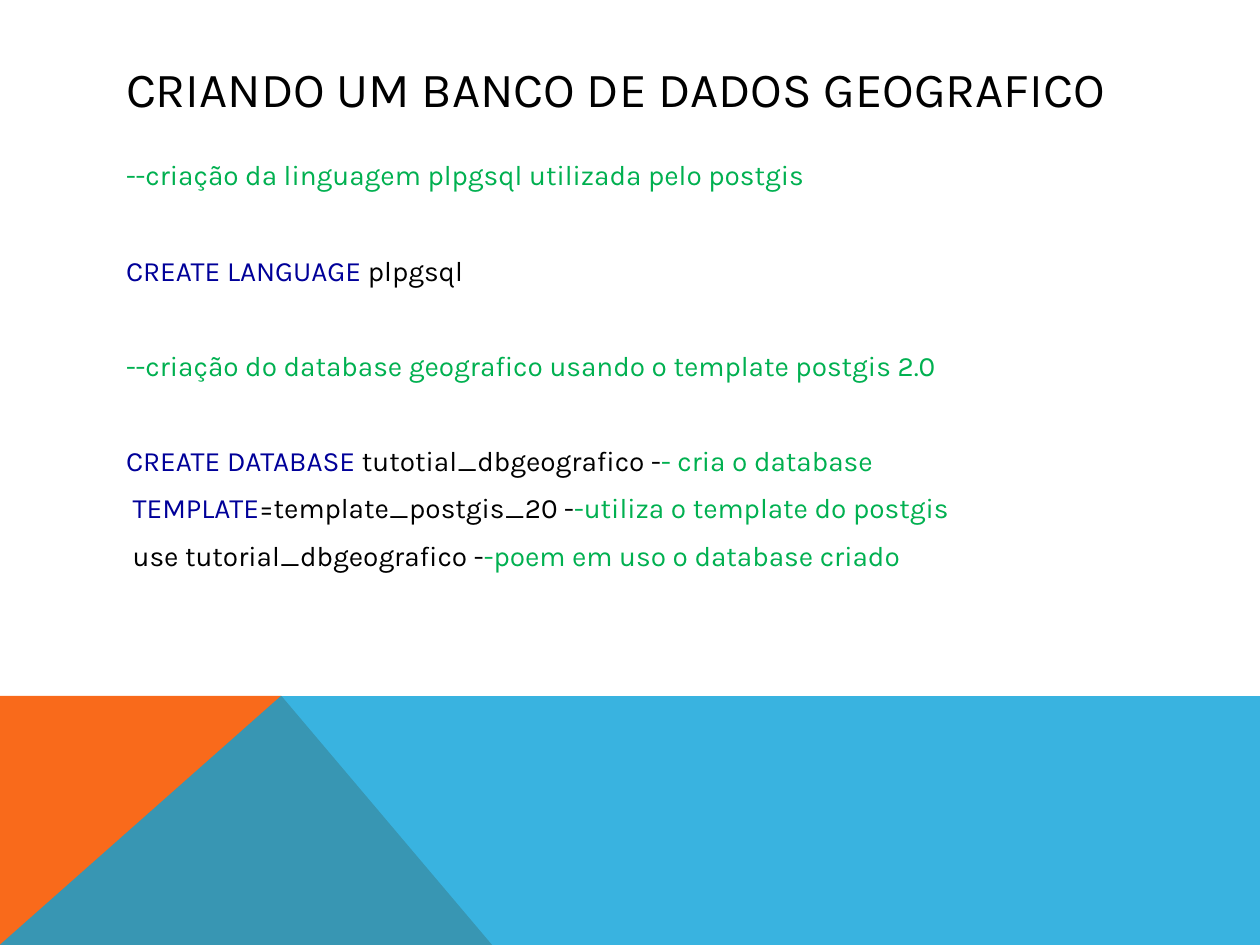
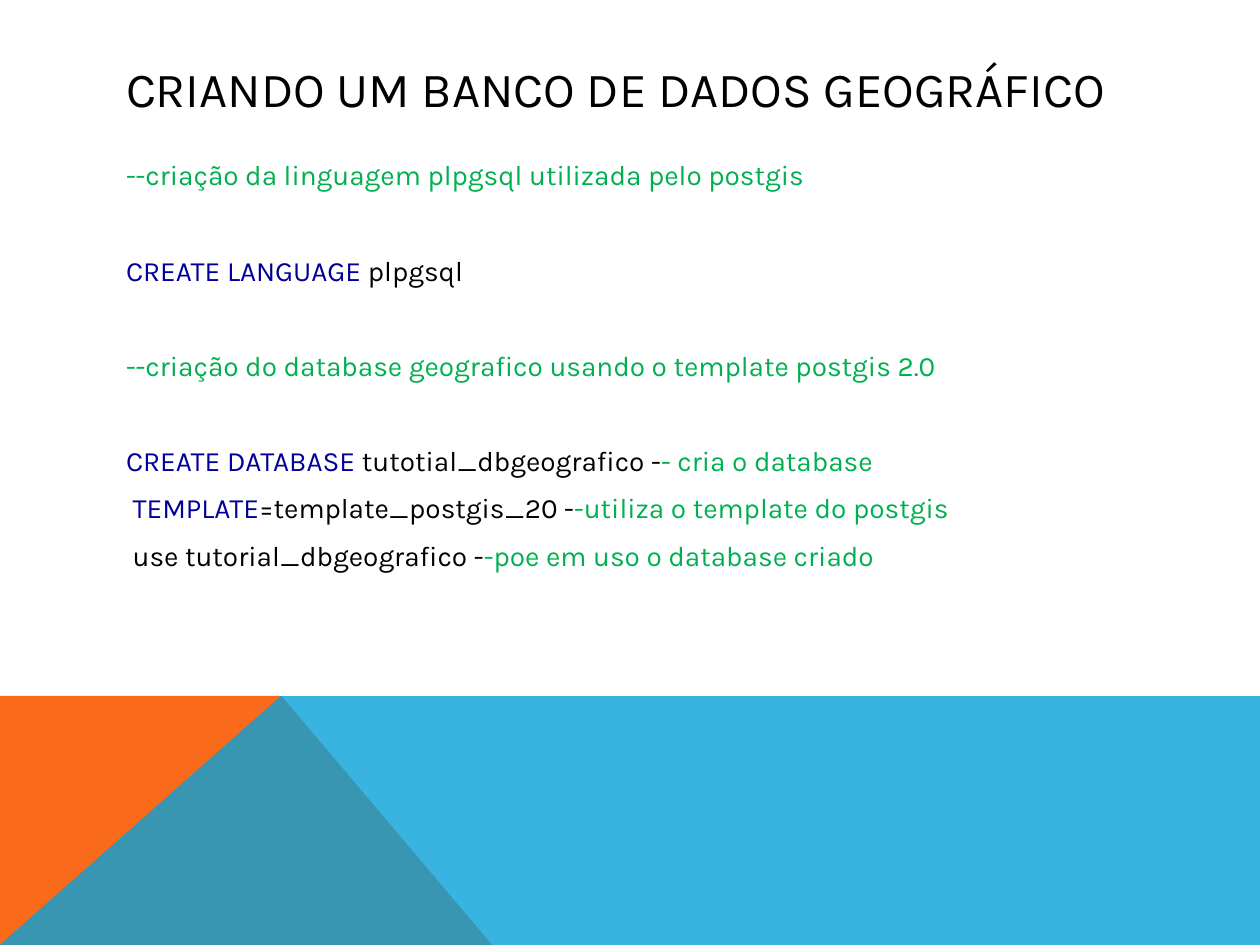
Before and after one commit to ViniciusConsultor/sisvet, a slide deck: slide 14 of Banco Geográfico/BANCO DE DADOS GEOGRAFICO.pptx. Drawn at 1260x945 pixels with LibreOffice and Linux fonts; fonts in the diff are those of the drawing. Boxes give left, top, right and bottom in pixels: in the first picture for what was removed or moved away, otherwise in the second. Text is boxed around its words. In the diff, an @@ line names an element or a change of style, - is before the commit and + after.

Commit message:
correção na apresentação BANCO DE DADOS GEOGRAFICO.pptx

```diff
--- a/Banco Geográfico/BANCO DE DADOS GEOGRAFICO.pptx
+++ b/Banco Geográfico/BANCO DE DADOS GEOGRAFICO.pptx
@@ title at (126,63,1105,108): text changed @@
-CRIANDO UM BANCO DE DADOS GEOGRAFICO
+CRIANDO UM BANCO DE DADOS GEOGRÁFICO
@@ text at (133,546,874,573): text changed @@
-use tutorial_dbgeografico --poem em uso o database criado
+use tutorial_dbgeografico --poe em uso o database criado
```
Also in this commit, not shown: 6 other slides changed.
